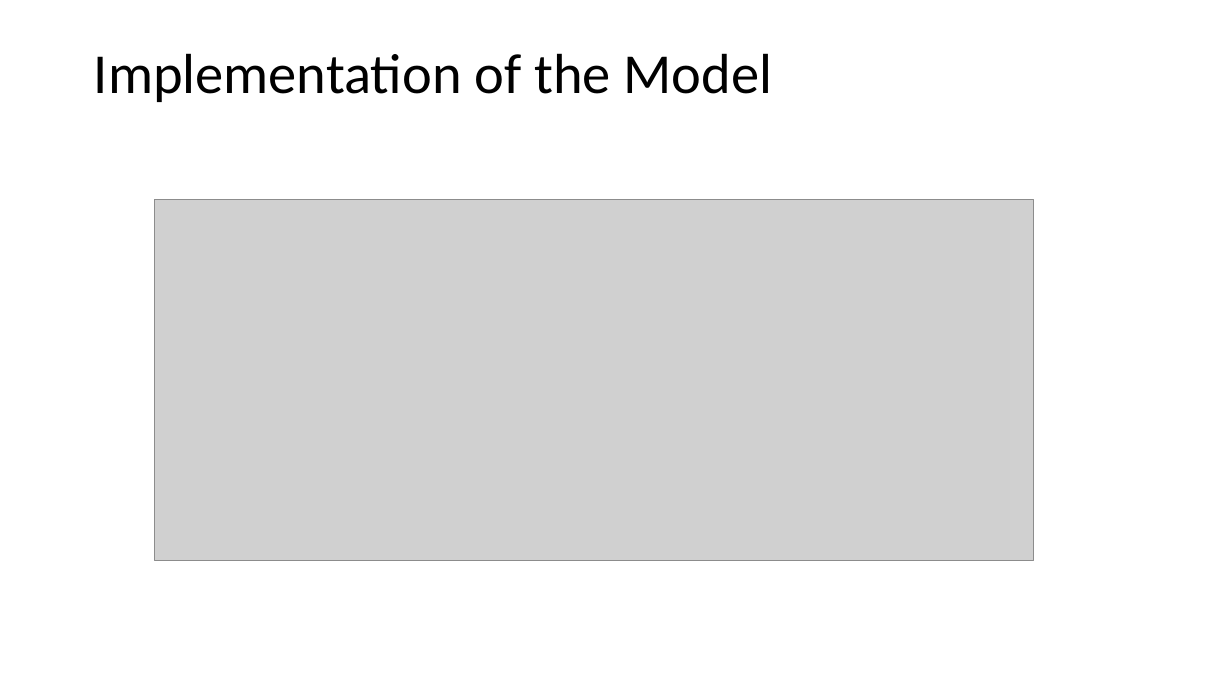
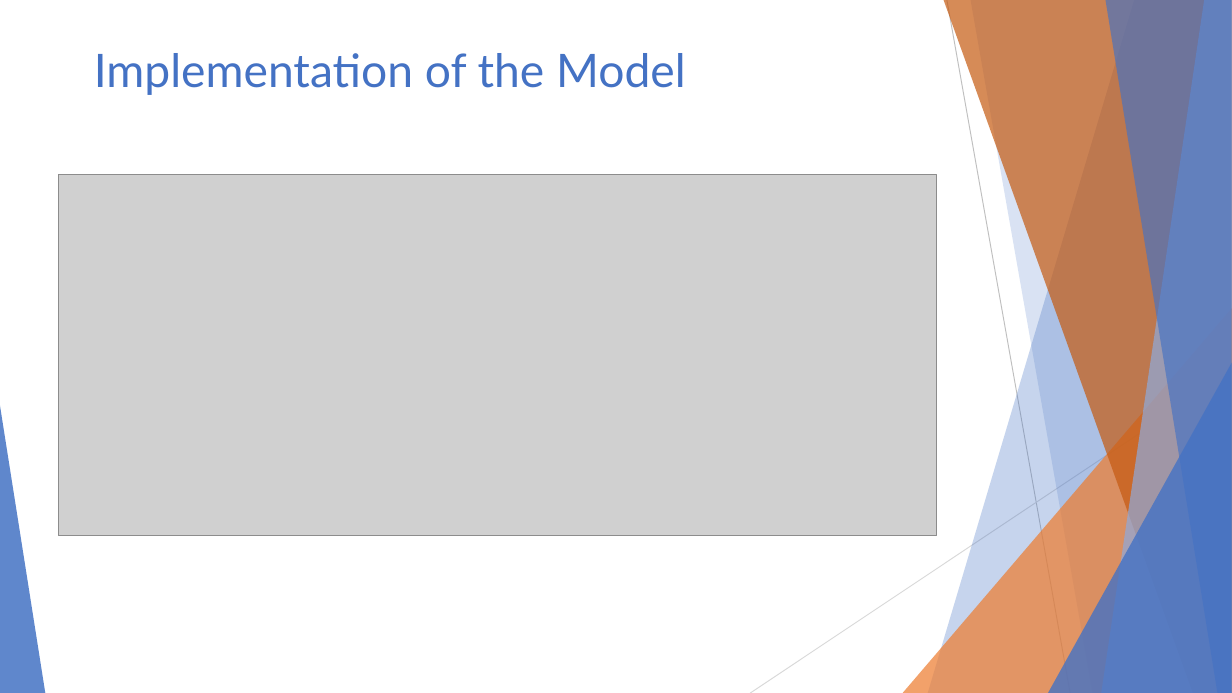
Before and after one commit to AndeyNunes/educationDEA, a slide deck: slide 9 of Project Presentation.pptx. Drawn at 1232x693 pixels with LibreOffice and Linux fonts; fonts in the diff are those of the drawing; grey boxes stand for pictures. Boxes give left, top, right and bottom in pixels: in the first picture for what was removed or moved away, otherwise in the second. Text is boxed around its words. In the diff, an @@ line names an element or a change of style, - is before the commit and + after.

```diff
--- a/Project Presentation.pptx
+++ b/Project Presentation.pptx
@@ title "Implementation of the Model" at bbox=[94, 53, 686, 95]: size 44 to 36 pt, font Calibri to Lato, text colour #000000 to #4472C4; line spacing 0.9 to 1; vertical alignment middle to top @@
@@ picture: place and size @@
-picture at bbox=[155, 200, 1034, 561]
+picture at bbox=[58, 175, 937, 536]
@@ group added at bbox=[0, 0, 1232, 693]: 5 freeform shapes, 3 triangles, 2 lines @@
```
Also in this commit, not shown: 16 other slides changed, 3 slides added, 4 slides removed.
